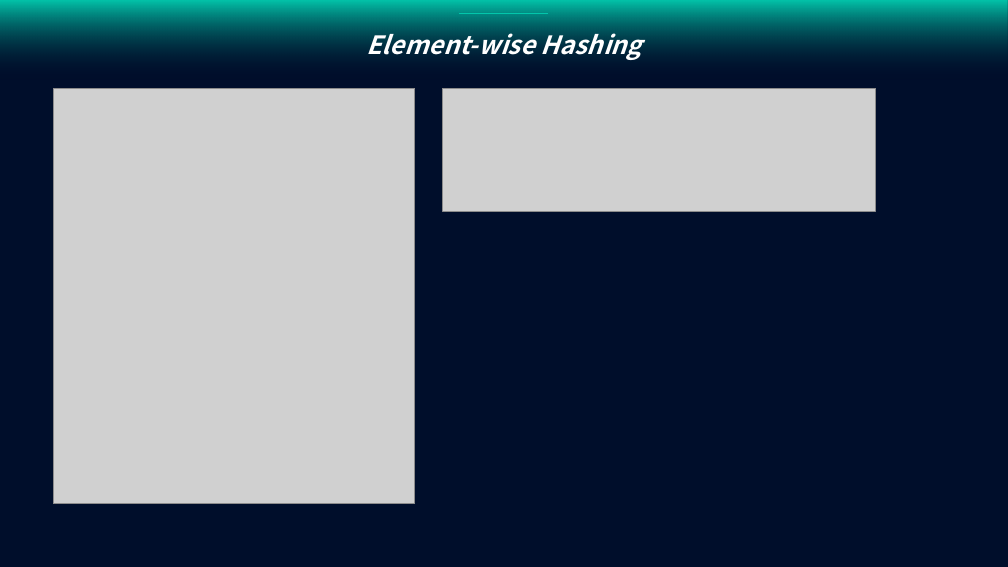
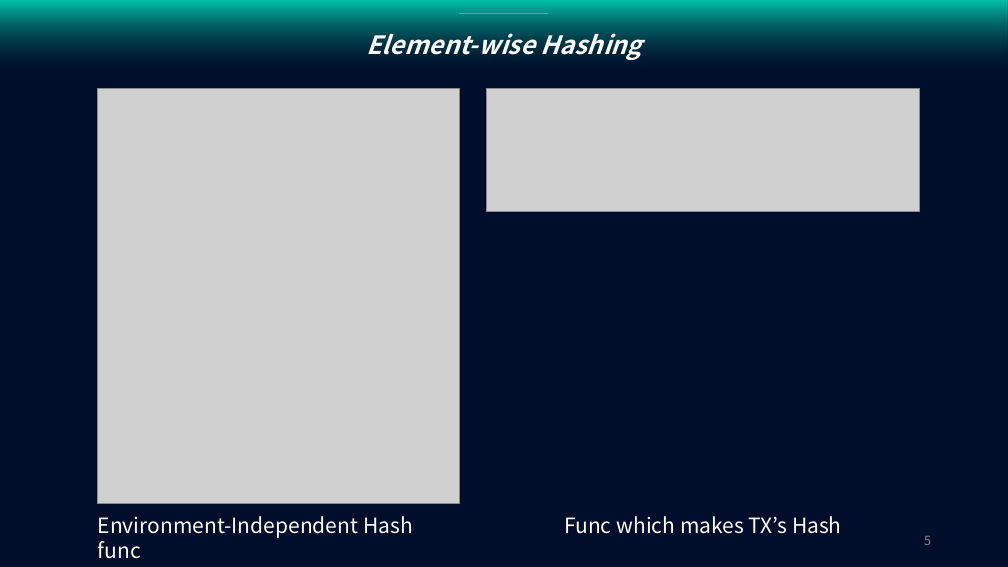
Before and after one commit to purachina/etri, a slide deck: slide 5 of Advanced Buisness Communicating Design/구현.pptx. Drawn at 1008x567 pixels with LibreOffice and Linux fonts; fonts in the diff are those of the drawing; grey boxes stand for pictures. Boxes give left, top, right and bottom in pixels: in the first picture for what was removed or moved away, otherwise in the second. Text is boxed around its words. In the diff, an @@ line names an element or a change of style, - is before the commit and + after.

```diff
--- a/Advanced Buisness Communicating Design/구현.pptx
+++ b/Advanced Buisness Communicating Design/구현.pptx
@@ picture: place and size @@
-picture at <box>53,88,415,504</box>
+picture at <box>98,88,460,504</box>
@@ picture: place and size @@
-picture at <box>442,88,876,212</box>
+picture at <box>487,88,920,212</box>
@@ text added at <box>98,516,413,559</box>, 20 pt, text #FFFFFF @@
+Environment-Independent Hash func
@@ text added at <box>564,516,842,534</box>, 20 pt, text #FFFFFF @@
+Func which makes TX’s Hash
@@ page number added at <box>924,536,931,545</box>, 12 pt, text #8C8C8C @@
+5
```
Also in this commit, not shown: 10 other slides changed.
